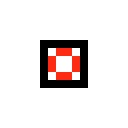
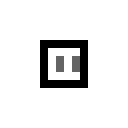
Layers edited between the first and the second 128px x 128px image:
added layer "counting" above "extraction" over [left=56, top=56, right=80, bottom=72]
hid "extraction" over [left=48, top=48, right=80, bottom=80]
